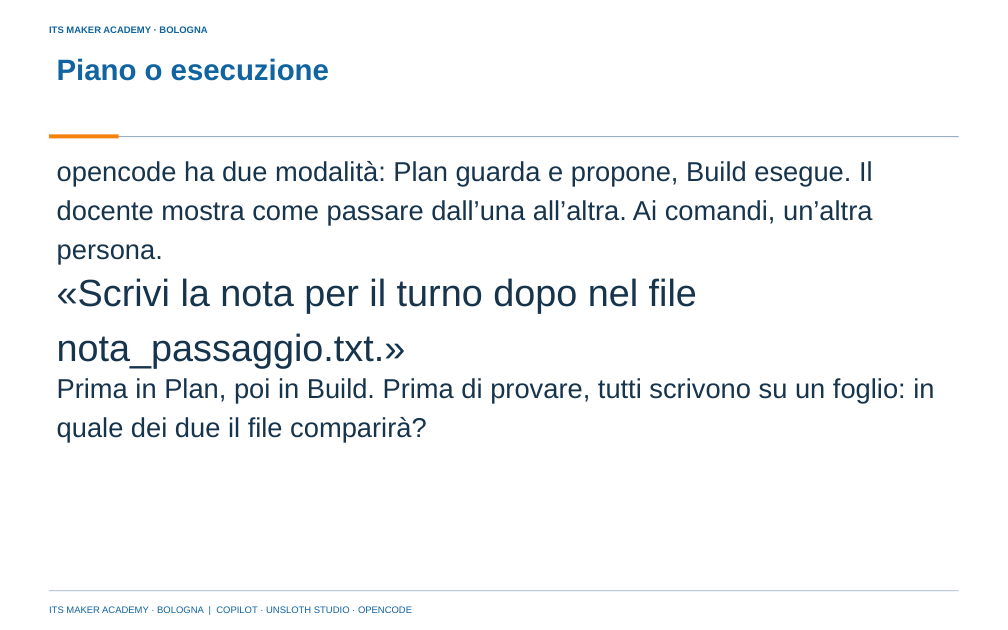
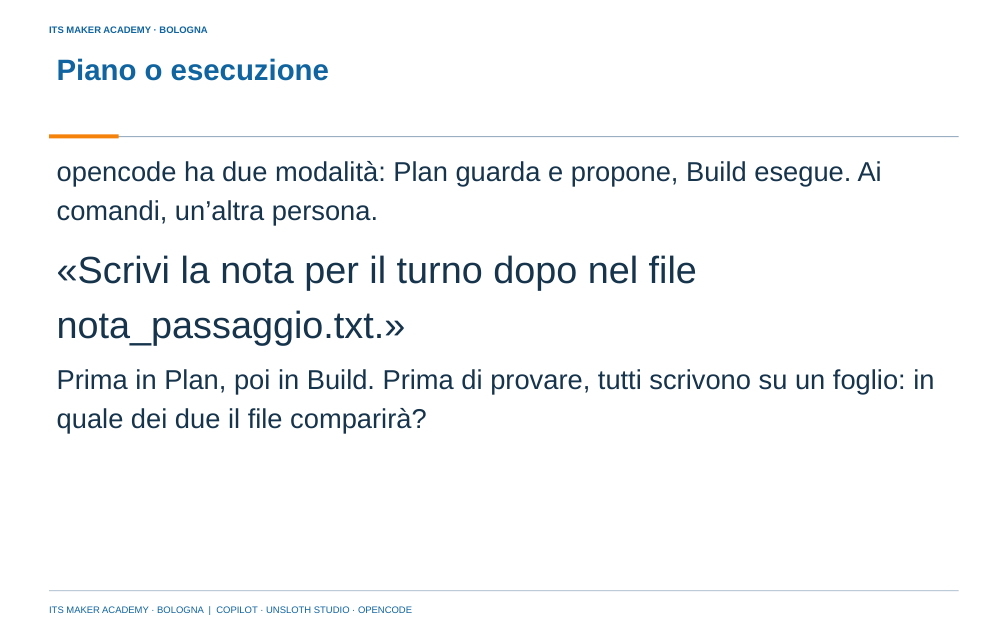
Before and after one commit to franzo9393/ITSCorso_UnslothStudio-Git, a slide deck: slide 33 of lezione 5 - coordinatore, Unsloth Studio e opencode/Lezione5_Coordinatore_Unsloth_Studio_e_opencode_ITS_MAKER.pptx. Drawn at 1008x630 pixels with LibreOffice and Linux fonts; fonts in the diff are those of the drawing; background and template pictures are left out. Boxes give left, top, right and bottom in pixels: in the first picture for what was removed or moved away, otherwise in the second. Text is boxed around its words. In the diff, an @@ line names an element or a change of style, - is before the commit and + after.

Commit message:
Lezione 5: slide senza rimandi al docente, spazio sotto le citazioni corretto nel generatore, materiali rigenerati

```diff
--- a/lezione 5 - coordinatore, Unsloth Studio e opencode/Lezione5_Coordinatore_Unsloth_Studio_e_opencode_ITS_MAKER.pptx
+++ b/lezione 5 - coordinatore, Unsloth Studio e opencode/Lezione5_Coordinatore_Unsloth_Studio_e_opencode_ITS_MAKER.pptx
@@ text at bbox=[57, 161, 882, 225]: text changed @@
-opencode ha due modalità: Plan guarda e propone, Build esegue. Il docente mostra come passare dall’una all’altra. Ai comandi, un’altra persona.
+opencode ha due modalità: Plan guarda e propone, Build esegue. Ai comandi, un’altra persona.
@@ text "«Scrivi la nota per il ...": place and size @@
-text "«Scrivi la nota per il ..." at bbox=[57, 278, 697, 368]
+text "«Scrivi la nota per il ..." at bbox=[57, 255, 697, 345]
@@ text "Prima in Plan, poi in ...": place and size @@
-text "Prima in Plan, poi in ..." at bbox=[57, 378, 934, 442]
+text "Prima in Plan, poi in ..." at bbox=[57, 369, 934, 433]
```
Also in this commit, not shown: 31 other slides changed, 9 other files.
